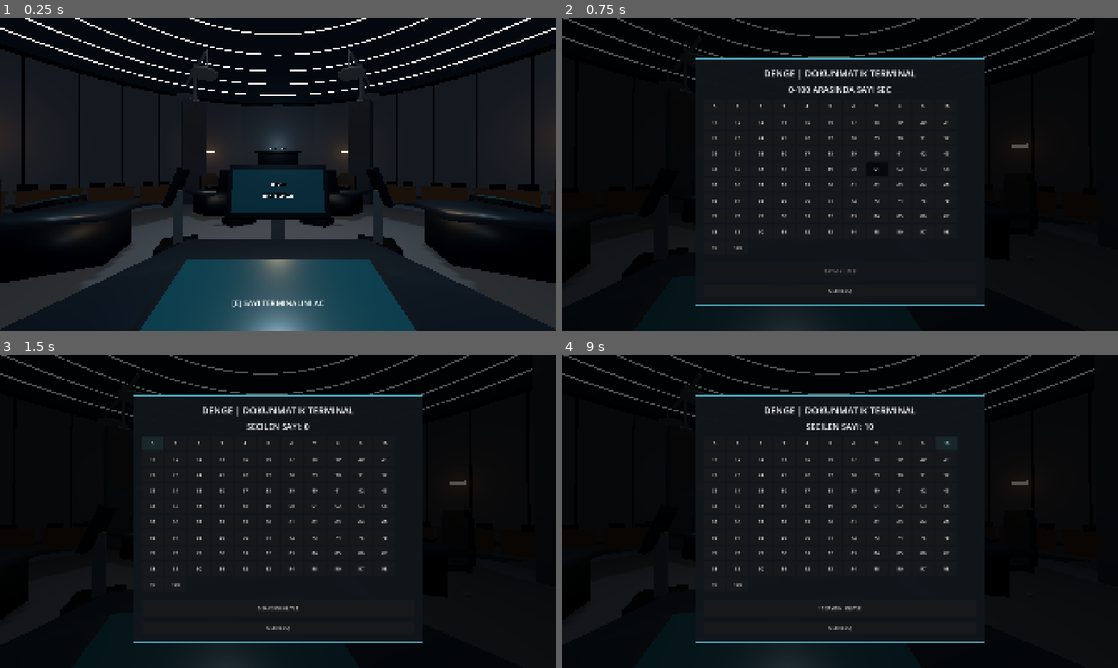
Above: before the commit, frames 1-4 (two rows, left to right).
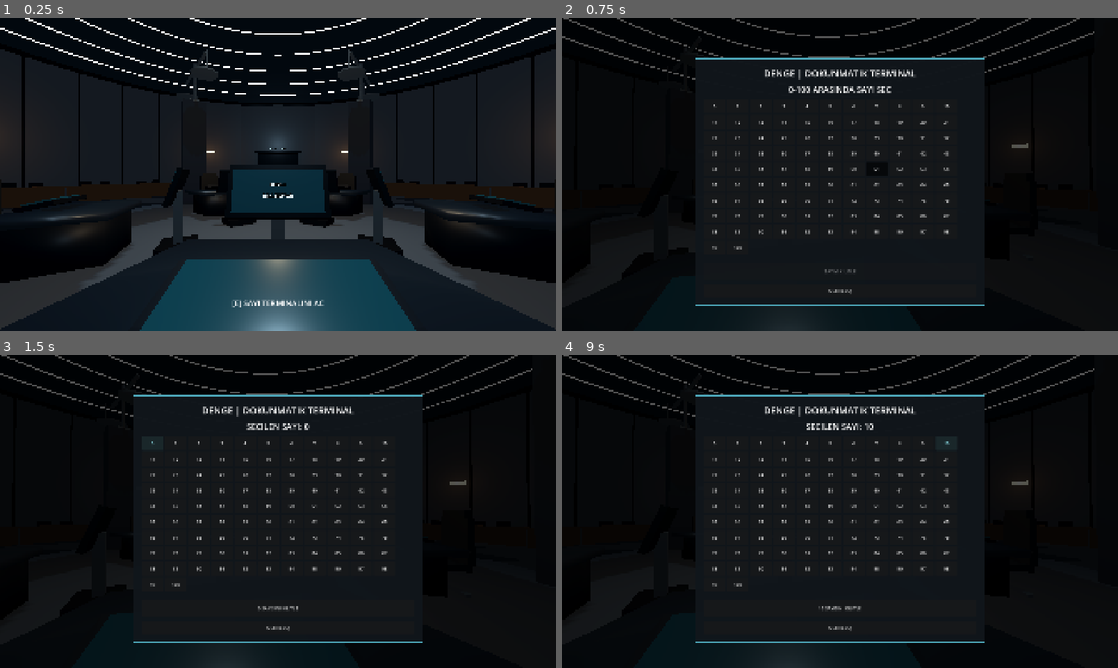
Above: after the commit, the same moments.

Repository: SerkanAydin06/DENGE
Game: Godot game, scene res://scenes/game_room.tscn
The game is run twice, just before and just after one commit, with the same random seed, the same clock (stepped at 60 frames per second) and the same inputs.
Inputs (mouse positions are in pixels of both pictures, inside the frame that each line leads up to):
- Up to frame 1 (0.25 s): no input
- Up to frame 2 (0.75 s): tap Enter at 0.5 s; move the mouse to (867, 174) at 0.52 s; tap E at 0.6 s; click (867, 174) at 0.67 s
- Up to frame 3 (1.5 s): click "0" at 1.25 s
- Up to frame 4 (9 s): click "1" at 2 s; click "2" at 2.75 s; click "3" at 3.5 s; click "4" at 4.25 s; click "5" at 5 s; click "6" at 5.75 s; click "7" at 6.5 s; click "8" at 7.25 s; click "9" at 8 s; click "10" at 8.75 s

The runs differ from the first frame. In frame 1, 0.7% of the frame differs, in the area x 0-100%, y 51-56%; in frame 2, less than 0.1%; in frame 3, less than 0.1%; in frame 4, less than 0.1%.

Commit message:
Move jury gallery outward and cover full circular floor with continuous concrete and perimeter tiles

Diff:
--- a/scenes/room_shell.tscn
+++ b/scenes/room_shell.tscn
@@ -22,7 +22,7 @@
 cap_bottom = true
 
 [sub_resource type="BoxMesh" id="b_Tile"]
-size = Vector3(2.28, 0.028, 2.28)
+size = Vector3(2.39, 0.028, 2.39)
 
 [sub_resource type="BoxMesh" id="b_WallSegment"]
 size = Vector3(2.4, 9.7, 0.48)
@@ -179,10 +179,10 @@
 cap_bottom = true
 
 [sub_resource type="BoxMesh" id="b_GalleryRail"]
-size = Vector3(2.05, 1.02, 0.15)
+size = Vector3(2.94, 1.02, 0.15)
 
 [sub_resource type="BoxMesh" id="b_GalleryTop"]
-size = Vector3(2.15, 0.12, 0.22)
+size = Vector3(3.04, 0.12, 0.22)
 
 [sub_resource type="BoxMesh" id="b_GallerySeat"]
 size = Vector3(0.58, 0.1, 0.42)
@@ -213,8 +213,128 @@
 
 [node name="StoneFoundation" type="MeshInstance3D" parent="Floor"]
 mesh = SubResource("c_Floor")
-material_override = ExtResource("m_polished_floor")
+material_override = ExtResource("m_concrete")
 position = Vector3(0, -0.13, 0)
+
+[node name="PerimeterTile_01_04" type="MeshInstance3D" parent="Floor"]
+mesh = SubResource("b_Tile")
+material_override = ExtResource("m_dark_concrete")
+position = Vector3(-14.520, 0.01, -7.260)
+
+[node name="PerimeterTile_01_05" type="MeshInstance3D" parent="Floor"]
+mesh = SubResource("b_Tile")
+material_override = ExtResource("m_concrete")
+position = Vector3(-14.520, 0.01, -4.840)
+
+[node name="PerimeterTile_01_09" type="MeshInstance3D" parent="Floor"]
+mesh = SubResource("b_Tile")
+material_override = ExtResource("m_concrete")
+position = Vector3(-14.520, 0.01, 4.840)
+
+[node name="PerimeterTile_01_10" type="MeshInstance3D" parent="Floor"]
+mesh = SubResource("b_Tile")
+material_override = ExtResource("m_dark_concrete")
+position = Vector3(-14.520, 0.01, 7.260)
+
+[node name="PerimeterTile_02_03" type="MeshInstance3D" parent="Floor"]
+mesh = SubResource("b_Tile")
+material_override = ExtResource("m_dark_concrete")
+position = Vector3(-12.100, 0.01, -9.680)
+
+[node name="PerimeterTile_02_11" type="MeshInstance3D" parent="Floor"]
+mesh = SubResource("b_Tile")
+material_override = ExtResource("m_concrete")
+position = Vector3(-12.100, 0.01, 9.680)
+
+[node name="PerimeterTile_03_02" type="MeshInstance3D" parent="Floor"]
+mesh = SubResource("b_Tile")
+material_override = ExtResource("m_dark_concrete")
+position = Vector3(-9.680, 0.01, -12.100)
+
+[node name="PerimeterTile_03_12" type="MeshInstance3D" parent="Floor"]
+mesh = SubResource("b_Tile")
+material_override = ExtResource("m_concrete")
+position = Vector3(-9.680, 0.01, 12.100)
+
+[node name="PerimeterTile_04_01" type="MeshInstance3D" parent="Floor"]
+mesh = SubResource("b_Tile")
+material_override = ExtResource("m_dark_concrete")
+position = Vector3(-7.260, 0.01, -14.520)
+
+[node name="PerimeterTile_04_13" type="MeshInstance3D" parent="Floor"]
+mesh = SubResource("b_Tile")
+material_override = ExtResource("m_dark_concrete")
+position = Vector3(-7.260, 0.01, 14.520)
+
+[node name="PerimeterTile_05_01" type="MeshInstance3D" parent="Floor"]
+mesh = SubResource("b_Tile")
+material_override = ExtResource("m_concrete")
+position = Vector3(-4.840, 0.01, -14.520)
+
+[node name="PerimeterTile_05_13" type="MeshInstance3D" parent="Floor"]
+mesh = SubResource("b_Tile")
+material_override = ExtResource("m_concrete")
+position = Vector3(-4.840, 0.01, 14.520)
+
+[node name="PerimeterTile_09_01" type="MeshInstance3D" parent="Floor"]
+mesh = SubResource("b_Tile")
+material_override = ExtResource("m_concrete")
+position = Vector3(4.840, 0.01, -14.520)
+
+[node name="PerimeterTile_09_13" type="MeshInstance3D" parent="Floor"]
+mesh = SubResource("b_Tile")
+material_override = ExtResource("m_concrete")
+position = Vector3(4.840, 0.01, 14.520)
+
+[node name="PerimeterTile_10_01" type="MeshInstance3D" parent="Floor"]
+mesh = SubResource("b_Tile")
+material_override = ExtResource("m_dark_concrete")
+position = Vector3(7.260, 0.01, -14.520)
+
+[node name="PerimeterTile_10_13" type="MeshInstance3D" parent="Floor"]
+mesh = SubResource("b_Tile")
+material_override = ExtResource("m_dark_concrete")
+position = Vector3(7.260, 0.01, 14.520)
+
+[node name="PerimeterTile_11_02" type="MeshInstance3D" parent="Floor"]
+mesh = SubResource("b_Tile")
+material_override = ExtResource("m_concrete")
+position = Vector3(9.680, 0.01, -12.100)
+
+[node name="PerimeterTile_11_12" type="MeshInstance3D" parent="Floor"]
+mesh = SubResource("b_Tile")
+material_override = ExtResource("m_dark_concrete")
+position = Vector3(9.680, 0.01, 12.100)
+
+[node name="PerimeterTile_12_03" type="MeshInstance3D" parent="Floor"]
+mesh = SubResource("b_Tile")
+material_override = ExtResource("m_concrete")
+position = Vector3(12.100, 0.01, -9.680)
+
+[node name="PerimeterTile_12_11" type="MeshInstance3D" parent="Floor"]
+mesh = SubResource("b_Tile")
+material_override = ExtResource("m_dark_concrete")
+position = Vector3(12.100, 0.01, 9.680)
+
+[node name="PerimeterTile_13_04" type="MeshInstance3D" parent="Floor"]
+mesh = SubResource("b_Tile")
+material_override = ExtResource("m_dark_concrete")
+position = Vector3(14.520, 0.01, -7.260)
+
+[node name="PerimeterTile_13_05" type="MeshInstance3D" parent="Floor"]
+mesh = SubResource("b_Tile")
+material_override = ExtResource("m_concrete")
+position = Vector3(14.520, 0.01, -4.840)
+
+[node name="PerimeterTile_13_09" type="MeshInstance3D" parent="Floor"]
+mesh = SubResource("b_Tile")
+material_override = ExtResource("m_concrete")
+position = Vector3(14.520, 0.01, 4.840)
+
+[node name="PerimeterTile_13_10" type="MeshInstance3D" parent="Floor"]
+mesh = SubResource("b_Tile")
+material_override = ExtResource("m_dark_concrete")
+position = Vector3(14.520, 0.01, 7.260)
 
 [node name="ConcreteTile_0_5" type="MeshInstance3D" parent="Floor"]
 mesh = SubResource("b_Tile")
@@ -1343,7 +1463,7 @@
 position = Vector3(0, 15.35, 0)
 
 [node name="GallerySection_00" type="Node3D" parent="Gallery"]
-position = Vector3(1.1566, 0, 11.74318)
+position = Vector3(1.51142, 0, 15.34575)
 rotation_degrees = Vector3(0, 5.625, 0)
 
 [node name="WoodFront" type="MeshInstance3D" parent="Gallery/GallerySection_00"]
@@ -1377,7 +1497,7 @@
 position = Vector3(0.5, 1.06, 0.97)
 
 [node name="GallerySection_01" type="Node3D" parent="Gallery"]
-position = Vector3(3.42536, 0, 11.2919)
+position = Vector3(4.47619, 0, 14.75602)
 rotation_degrees = Vector3(0, 16.875, 0)
 
 [node name="WoodFront" type="MeshInstance3D" parent="Gallery/GallerySection_01"]
@@ -1411,7 +1531,7 @@
 position = Vector3(0.5, 1.06, 0.97)
 
 [node name="GallerySection_02" type="Node3D" parent="Gallery"]
-position = Vector3(5.56248, 0, 10.40667)
+position = Vector3(7.26894, 0, 13.59923)
 rotation_degrees = Vector3(0, 28.125, 0)
 
 [node name="WoodFront" type="MeshInstance3D" parent="Gallery/GallerySection_02"]
@@ -1445,7 +1565,7 @@
 position = Vector3(0.5, 1.06, 0.97)
 
 [node name="GallerySection_03" type="Node3D" parent="Gallery"]
-position = Vector3(7.48584, 0, 9.12152)
+position = Vector3(9.78234, 0, 11.91982)
 rotation_degrees = Vector3(0, 39.375, 0)
 
 [node name="WoodFront" type="MeshInstance3D" parent="Gallery/GallerySection_03"]
@@ -1479,7 +1599,7 @@
 position = Vector3(0.5, 1.06, 0.97)
 
 [node name="GallerySection_04" type="Node3D" parent="Gallery"]
-position = Vector3(9.12152, 0, 7.48584)
+position = Vector3(11.91982, 0, 9.78234)
 rotation_degrees = Vector3(0, 50.62499999999999, 0)
 
 [node name="WoodFront" type="MeshInstance3D" parent="Gallery/GallerySection_04"]
@@ -1513,7 +1633,7 @@
 position = Vector3(0.5, 1.06, 0.97)
 
 [node name="GallerySection_05" type="Node3D" parent="Gallery"]
-position = Vector3(10.40667, 0, 5.56248)
+position = Vector3(13.59923, 0, 7.26894)
 rotation_degrees = Vector3(0, 61.87499999999999, 0)
 
 [node name="WoodFront" type="MeshInstance3D" parent="Gallery/GallerySection_05"]
@@ -1547,7 +1667,7 @@
 position = Vector3(0.5, 1.06, 0.97)
 
 [node name="GallerySection_06" type="Node3D" parent="Gallery"]
-position = Vector3(11.2919, 0, 3.42536)
+position = Vector3(14.75602, 0, 4.47619)
 rotation_degrees = Vector3(0, 73.12500000000001, 0)
 
 [node name="WoodFront" type="MeshInstance3D" parent="Gallery/GallerySection_06"]
@@ -1581,7 +1701,7 @@
 position = Vector3(0.5, 1.06, 0.97)
 
 [node name="GallerySection_07" type="Node3D" parent="Gallery"]
-position = Vector3(11.74318, 0, 1.1566)
+position = Vector3(15.34575, 0, 1.51142)
 rotation_degrees = Vector3(0, 84.37499999999999, 0)
 
 [node name="WoodFront" type="MeshInstance3D" parent="Gallery/GallerySection_07"]
@@ -1615,7 +1735,7 @@
 position = Vector3(0.5, 1.06, 0.97)
 
 [node name="GallerySection_08" type="Node3D" parent="Gallery"]
-position = Vector3(11.74318, 0, -1.1566)
+position = Vector3(15.34575, 0, -1.51142)
 rotation_degrees = Vector3(0, 95.62500000000001, 0)
 
 [node name="WoodFront" type="MeshInstance3D" parent="Gallery/GallerySection_08"]
@@ -1649,7 +1769,7 @@
 position = Vector3(0.5, 1.06, 0.97)
 
 [node name="GallerySection_09" type="Node3D" parent="Gallery"]
-position = Vector3(11.2919, 0, -3.42536)
+position = Vector3(14.75602, 0, -4.47619)
 rotation_degrees = Vector3(0, 106.87499999999999, 0)
 
 [node name="WoodFront" type="MeshInstance3D" parent="Gallery/GallerySection_09"]
@@ -1683,7 +1803,7 @@
 position = Vector3(0.5, 1.06, 0.97)
 
 [node name="GallerySection_10" type="Node3D" parent="Gallery"]
-position = Vector3(10.40667, 0, -5.56248)
+position = Vector3(13.59923, 0, -7.26894)
 rotation_degrees = Vector3(0, 118.12500000000001, 0)
 
 [node name="WoodFront" type="MeshInstance3D" parent="Gallery/GallerySection_10"]
@@ -1717,7 +1837,7 @@
 position = Vector3(0.5, 1.06, 0.97)
 
 [node name="GallerySection_11" type="Node3D" parent="Gallery"]
-position = Vector3(9.12152, 0, -7.48584)
+position = Vector3(11.91982, 0, -9.78234)
 rotation_degrees = Vector3(0, 129.375, 0)
 
 [node name="WoodFront" type="MeshInstance3D" parent="Gallery/GallerySection_11"]
@@ -1751,7 +1871,7 @@
 position = Vector3(0.5, 1.06, 0.97)
 
 [node name="GallerySection_12" type="Node3D" parent="Gallery"]
-position = Vector3(7.48584, 0, -9.12152)
+position = Vector3(9.78234, 0, -11.91982)
 rotation_degrees = Vector3(0, 140.625, 0)
 
 [node name="WoodFront" type="MeshInstance3D" parent="Gallery/GallerySection_12"]
@@ -1785,7 +1905,7 @@
 position = Vector3(0.5, 1.06, 0.97)
 
 [node name="GallerySection_13" type="Node3D" parent="Gallery"]
-position = Vector3(5.56248, 0, -10.40667)
+position = Vector3(7.26894, 0, -13.59923)
 rotation_degrees = Vector3(0, 151.875, 0)
 
 [node name="WoodFront" type="MeshInstance3D" parent="Gallery/GallerySection_13"]
@@ -1819,7 +1939,7 @@
 position = Vector3(0.5, 1.06, 0.97)
 
 [node name="GallerySection_18" type="Node3D" parent="Gallery"]
-position = Vector3(-5.56248, 0, -10.40667)
+position = Vector3(-7.26894, 0, -13.59923)
 rotation_degrees = Vector3(0, 208.125, 0)
 
 [node name="WoodFront" type="MeshInstance3D" parent="Gallery/GallerySection_18"]
@@ -1853,7 +1973,7 @@
 position = Vector3(0.5, 1.06, 0.97)
 
 [node name="GallerySection_19" type="Node3D" parent="Gallery"]
-position = Vector3(-7.48584, 0, -9.12152)
+position = Vector3(-9.78234, 0, -11.91982)
 rotation_degrees = Vector3(0, 219.37499999999997, 0)
 
 [node name="WoodFront" type="MeshInstance3D" parent="Gallery/GallerySection_19"]
@@ -1887,7 +2007,7 @@
 position = Vector3(0.5, 1.06, 0.97)
 
 [node name="GallerySection_20" type="Node3D" parent="Gallery"]
-position = Vector3(-9.12152, 0, -7.48584)
+position = Vector3(-11.91982, 0, -9.78234)
 rotation_degrees = Vector3(0, 230.62499999999997, 0)
 
 [node name="WoodFront" type="MeshInstance3D" parent="Gallery/GallerySection_20"]
@@ -1921,7 +2041,7 @@
 position = Vector3(0.5, 1.06, 0.97)
 
 [node name="GallerySection_21" type="Node3D" parent="Gallery"]
-position = Vector3(-10.40667, 0, -5.56248)
+position = Vector3(-13.59923, 0, -7.26894)
 rotation_degrees = Vector3(0, 241.875, 0)
 
 [node name="WoodFront" type="MeshInstance3D" parent="Gallery/GallerySection_21"]
@@ -1955,7 +2075,7 @@
 position = Vector3(0.5, 1.06, 0.97)
 
 [node name="GallerySection_22" type="Node3D" parent="Gallery"]
-position = Vector3(-11.2919, 0, -3.42536)
+position = Vector3(-14.75602, 0, -4.47619)
 rotation_degrees = Vector3(0, 253.12500000000003, 0)
 
 [node name="WoodFront" type="MeshInstance3D" parent="Gallery/GallerySection_22"]
@@ -1989,7 +2109,7 @@
 position = Vector3(0.5, 1.06, 0.97)
 
 [node name="GallerySection_23" type="Node3D" parent="Gallery"]
-position = Vector3(-11.74318, 0, -1.1566)
+position = Vector3(-15.34575, 0, -1.51142)
 rotation_degrees = Vector3(0, 264.375, 0)
 
 [node name="WoodFront" type="MeshInstance3D" parent="Gallery/GallerySection_23"]
@@ -2023,7 +2143,7 @@
 position = Vector3(0.5, 1.06, 0.97)
 
 [node name="GallerySection_24" type="Node3D" parent="Gallery"]
-position = Vector3(-11.74318, 0, 1.1566)
+position = Vector3(-15.34575, 0, 1.51142)
 rotation_degrees = Vector3(0, 275.62499999999994, 0)
 
 [node name="WoodFront" type="MeshInstance3D" parent="Gallery/GallerySection_24"]
@@ -2057,7 +2177,7 @@
 position = Vector3(0.5, 1.06, 0.97)
 
 [node name="GallerySection_25" type="Node3D" parent="Gallery"]
-position = Vector3(-11.2919, 0, 3.42536)
+position = Vector3(-14.75602, 0, 4.47619)
 rotation_degrees = Vector3(0, 286.875, 0)
 
 [node name="WoodFront" type="MeshInstance3D" parent="Gallery/GallerySection_25"]
@@ -2091,7 +2211,7 @@
 position = Vector3(0.5, 1.06, 0.97)
 
 [node name="GallerySection_26" type="Node3D" parent="Gallery"]
-position = Vector3(-10.40667, 0, 5.56248)
+position = Vector3(-13.59923, 0, 7.26894)
 rotation_degrees = Vector3(0, 298.125, 0)
 
 [node name="WoodFront" type="MeshInstance3D" parent="Gallery/GallerySection_26"]
@@ -2125,7 +2245,7 @@
 position = Vector3(0.5, 1.06, 0.97)
 
 [node name="GallerySection_27" type="Node3D" parent="Gallery"]
-position = Vector3(-9.12152, 0, 7.48584)
+position = Vector3(-11.91982, 0, 9.78234)
 rotation_degrees = Vector3(0, 309.375, 0)
 
 [node name="WoodFront" type="MeshInstance3D" parent="Gallery/GallerySection_27"]
@@ -2159,7 +2279,7 @@
 position = Vector3(0.5, 1.06, 0.97)
 
 [node name="GallerySection_28" type="Node3D" parent="Gallery"]
-position = Vector3(-7.48584, 0, 9.12152)
+position = Vector3(-9.78234, 0, 11.91982)
 rotation_degrees = Vector3(0, 320.625, 0)
 
 [node name="WoodFront" type="MeshInstance3D" parent="Gallery/GallerySection_28"]
@@ -2193,7 +2313,7 @@
 position = Vector3(0.5, 1.06, 0.97)
 
 [node name="GallerySection_29" type="Node3D" parent="Gallery"]
-position = Vector3(-5.56248, 0, 10.40667)
+position = Vector3(-7.26894, 0, 13.59923)
 rotation_degrees = Vector3(0, 331.875, 0)
 
 [node name="WoodFront" type="MeshInstance3D" parent="Gallery/GallerySection_29"]
@@ -2227,7 +2347,7 @@
 position = Vector3(0.5, 1.06, 0.97)
 
 [node name="GallerySection_30" type="Node3D" parent="Gallery"]
-position = Vector3(-3.42536, 0, 11.2919)
+position = Vector3(-4.47619, 0, 14.75602)
 rotation_degrees = Vector3(0, 343.12499999999994, 0)
 
 [node name="WoodFront" type="MeshInstance3D" parent="Gallery/GallerySection_30"]
@@ -2261,7 +2381,7 @@
 position = Vector3(0.5, 1.06, 0.97)
 
 [node name="GallerySection_31" type="Node3D" parent="Gallery"]
-position = Vector3(-1.1566, 0, 11.74318)
+position = Vector3(-1.51142, 0, 15.34575)
 rotation_degrees = Vector3(0, 354.375, 0)
 
 [node name="WoodFront" type="MeshInstance3D" parent="Gallery/GallerySection_31"]
